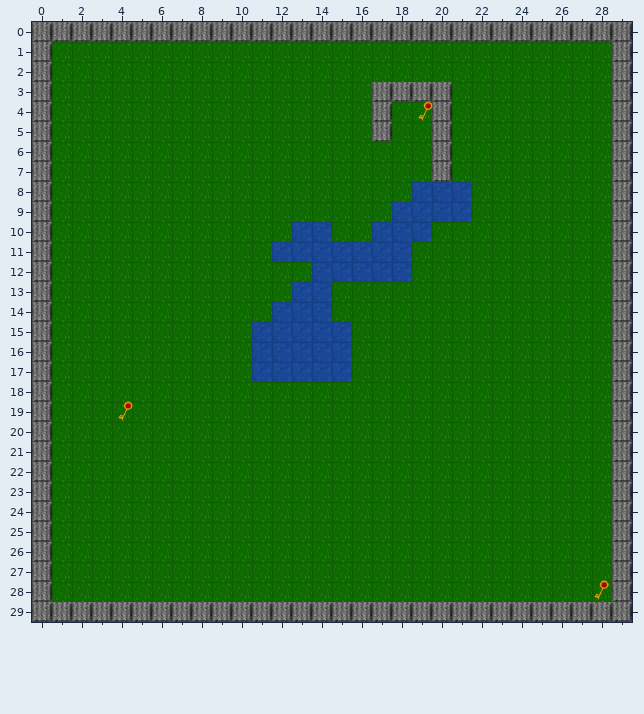
Tiled map (JSON): assets/graphics/tilemaps/tiled_1.json. The picture above is the old version.
Cells are 32x32 px. Shown: x 0..29, y 0..29.
Now the later version:
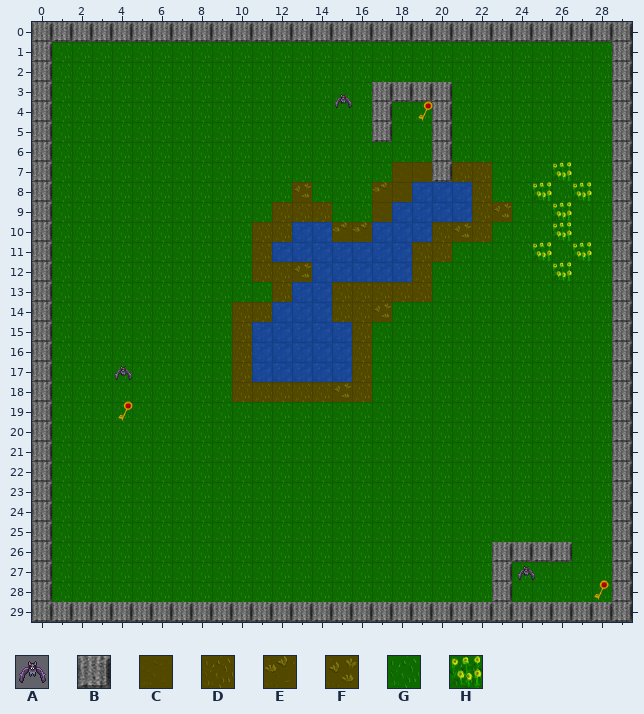
Key: from "bat-sprite32x32": A 1; from "landscape": B 32, C 48, D 49, E 50, F 51, G 57, H 61.
_ is an empty cell, . an unchanged one.
Objects are placed by their top-left corner, in cells (3,4 is the top-left corner of cell 3,4); size is 1x1 cell unless given.
Edits made:
--- layer "background_layer"
@@ x 10..27 @@
- 7 ........GG.GG...G.
- 8 ...G...GG...G..G.G
- 9 ..GGG..G....GG..G.
-10 .GG..GG...GGG...G.
-11 .G.......GG....G.G
-12 .GGG.....G......G.
-13 ..G..GGGGG........
-14 GG...GGG..........
-15 G.....G...........
-16 G.....G...........
-17 G.....G...........
-18 GGGGGGG...........
+ 7 ........CC.DD...H.
+ 8 ...F...EC...D..H.H
+ 9 ..DDD..C....DF..H.
+10 .DD..EE...DFD...H.
+11 .D.......DD....H.H
+12 .DDF.....D......H.
+13 ..D..DDDDD........
+14 DD...DDF..........
+15 D.....D...........
+16 D.....D...........
+17 D.....D...........
+18 DDDDDFD...........
@@ x 23..26 @@
-26 GGGG
-27 G...
-28 G...
+26 BBBB
+27 B...
+28 B...
--- layer "enemies_layer" (added)
+A at 15.1,3.4
+A at 4.1,17.1
+A at 24.2,27.1
Boxes around the changes in both pictures, in picture pixels (x1, y1, x2, y2):
added: (335, 94, 352, 108)
changed: (232, 162, 512, 402)
changed: (532, 162, 592, 282)
added: (115, 366, 132, 380)
changed: (492, 542, 572, 602)
